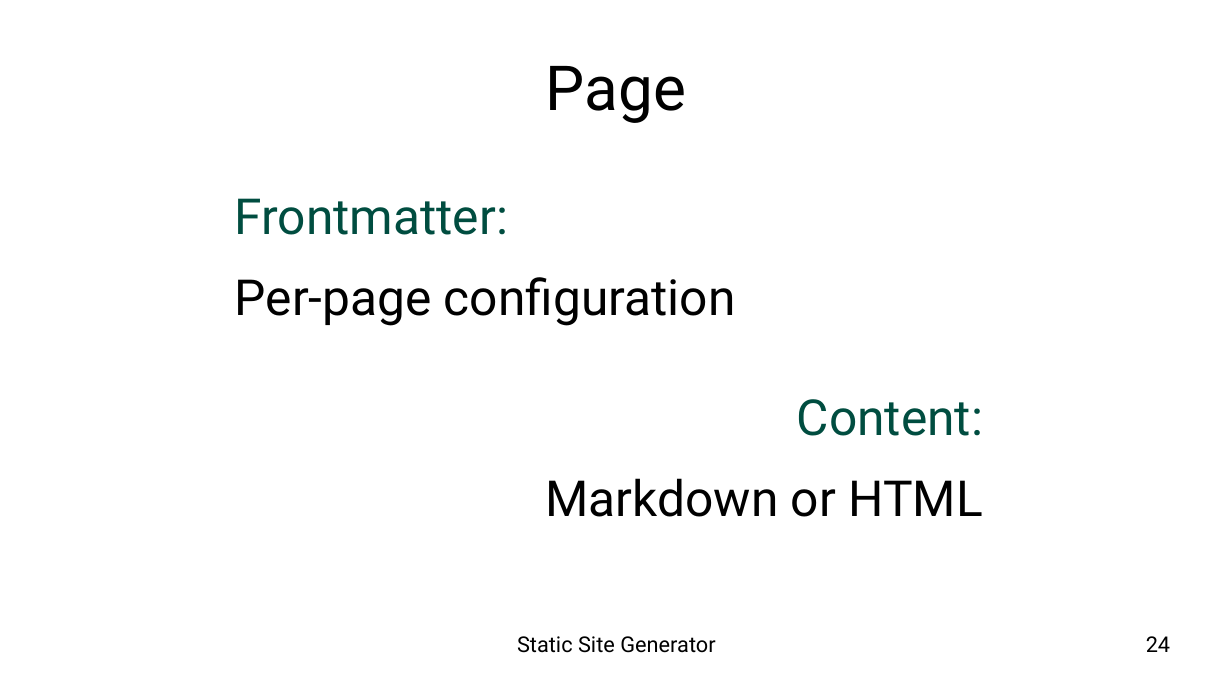
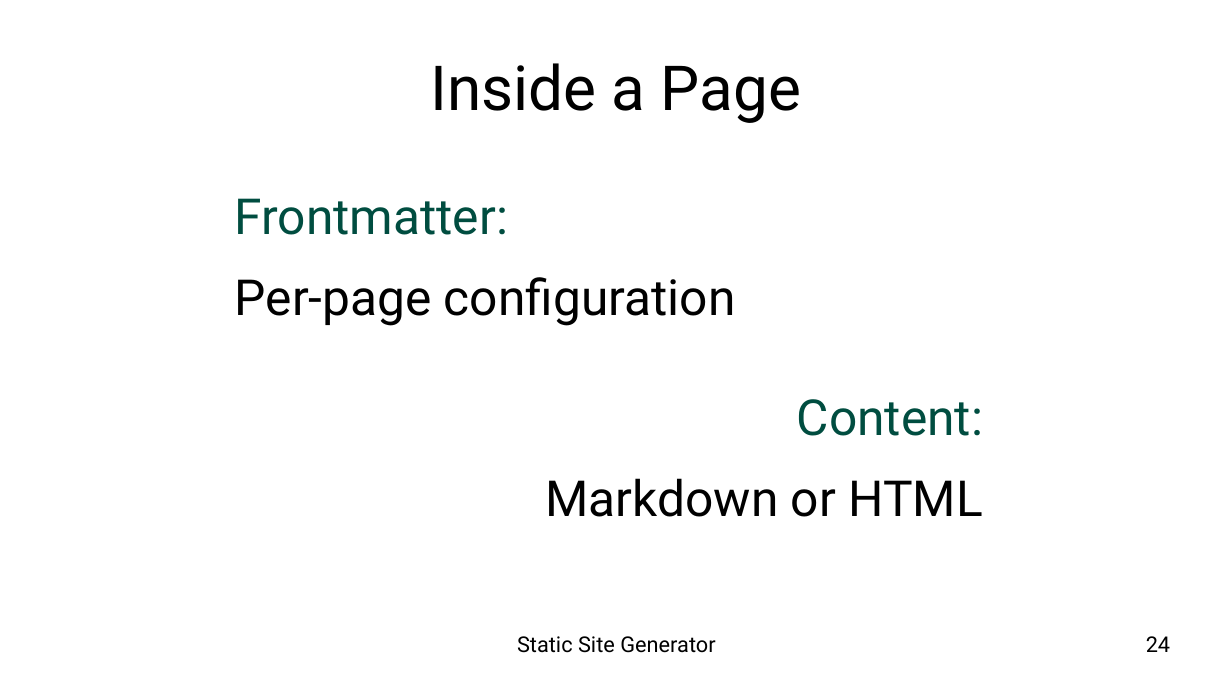
Before and after one commit to epsi-rns/berkas2, a slide deck: slide 24 of impress-presentation/04-concept-ssg/presentation-concept-ssg-diagram.odp. Drawn at 1232x693 pixels with LibreOffice and Linux fonts; fonts in the diff are those of the drawing; background and template pictures are left out. Boxes give left, top, right and bottom in pixels: in the first picture for what was removed or moved away, otherwise in the second. Text is boxed around its words. In the diff, an @@ line names an element or a change of style, - is before the commit and + after.

```diff
--- a/impress-presentation/04-concept-ssg/presentation-concept-ssg-diagram.odp
+++ b/impress-presentation/04-concept-ssg/presentation-concept-ssg-diagram.odp
@@ title at (431, 63, 801, 123): text changed @@
-Page
+Inside a Page
```
Also in this commit, not shown: 2 other slides changed, 12 other files.
